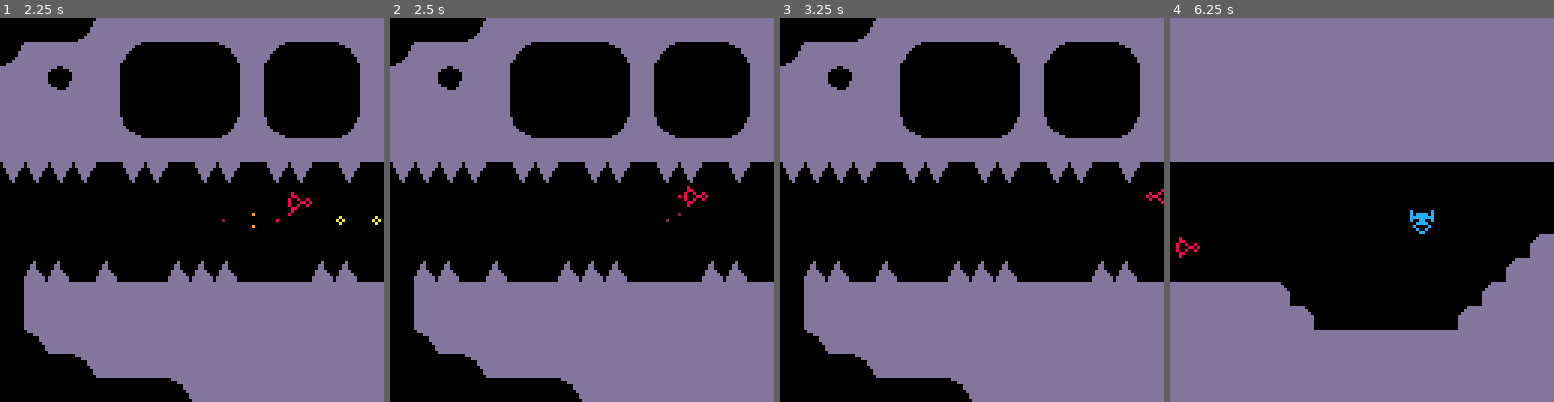
Above: before the commit, frames 1-4 (left to right).
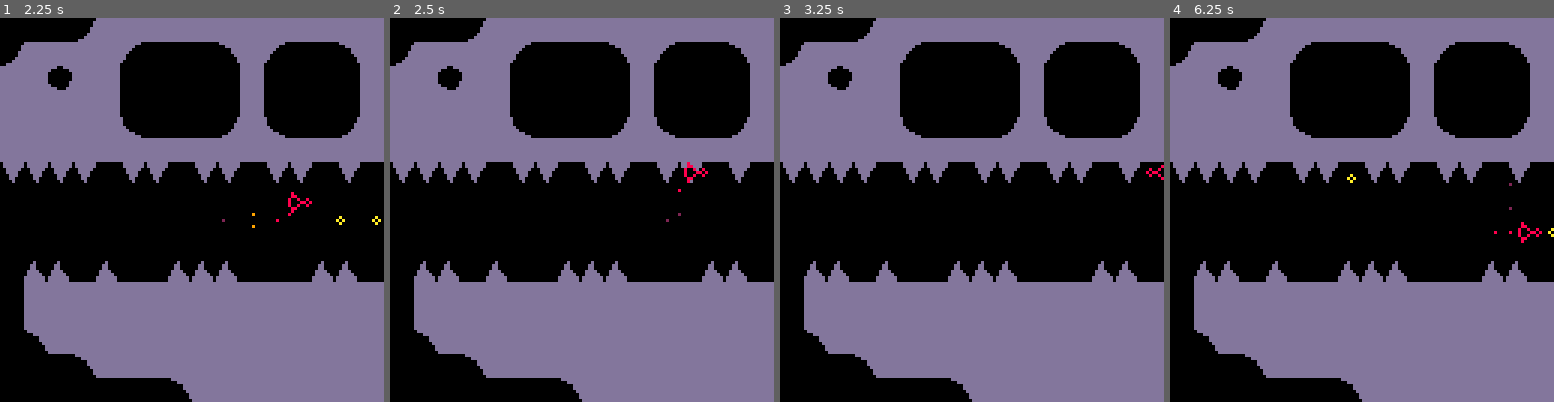
Above: after the commit, the same moments.

Repository: alxgnon/pico-8
Game: PICO-8 cartridge waheronaute.p8
The game is run twice, just before and just after one commit, with the same random seed, the same clock (stepped at 60 frames per second) and the same inputs.
Inputs:
- Up to frame 1 (2.25 s): tap X (X key) at 0.33, 1.07, 1.85 s; tap O (Z key) at 0.7, 1.7, 2.1 s; hold Right 1.6-2.1 s; hold Up from 2.15 s (still down)
- Up to frame 2 (2.5 s): release Up at 2.42 s; hold Right from 2.47 s (still down)
- Up to frame 3 (3.25 s): tap O (Z key) at 2.5, 2.9 s; tap X (X key) at 2.97 s; release Right at 3.03 s; hold Left from 3.08 s (still down)
- Up to frame 4 (6.25 s): tap O (Z key) every 0.4 s from 3.3 to 6.1 s; release Left at 3.58 s; hold Down 3.63-3.97 s; hold Right 4.02-4.68 s; tap X (X key) at 4.08, 5.2 s; hold Up 4.73-5.03 s; hold Left 5.08-5.68 s; hold Down 5.73-6.03 s; hold Right from 6.08 s (still down)

Frame 1 is identical in both runs. In frame 2, 0.3% of the frame differs, in the area x 75-83%, y 37-50%; in frame 3, 0.1%; in frame 4, 31%, in the area x 0-100%, y 0-100%.

Commit message:
color scheme changes

Diff:
--- a/waheronaute.p8
+++ b/waheronaute.p8
@@ -808,7 +808,7 @@
 
 
 __gff__
-0006060206060606060606060000000000000000060606060606060600000000000000000000000000000000000000000000000000000000000000000000000000000001000000010000000000000000000000010000000000000000000000000000000000000000000000000000000000000000000000000000000000000000
+0006060206060406060606060000000000000000060604060606060600000000000000000000000000000000000000000000000000000000000000000000000000000001000000010000000000000000000000010000000000000000000000000000000000000000000000000000000000000000000000000000000000000000
 0000000000000000000000000000000000000000000000000000000000000000000000000000000000000000000000000000000000000000000000000000000000000000000000000000000000000000000000000000000000000000000000000000000000000000000000000000000000000000000000000000000000000000
 __map__
 0000031a01010101010101010101010101010101010101010101010101010101010101010101010101010101010101010101010101010101010101010101010101010101010101010101010101010101010101010101010101010101010101010101010101010101010101010101010101010101010101010101010101010101
Not shown, changed: 20 lines of the sprite sheet (__gfx__) section of waheronaute.p8
